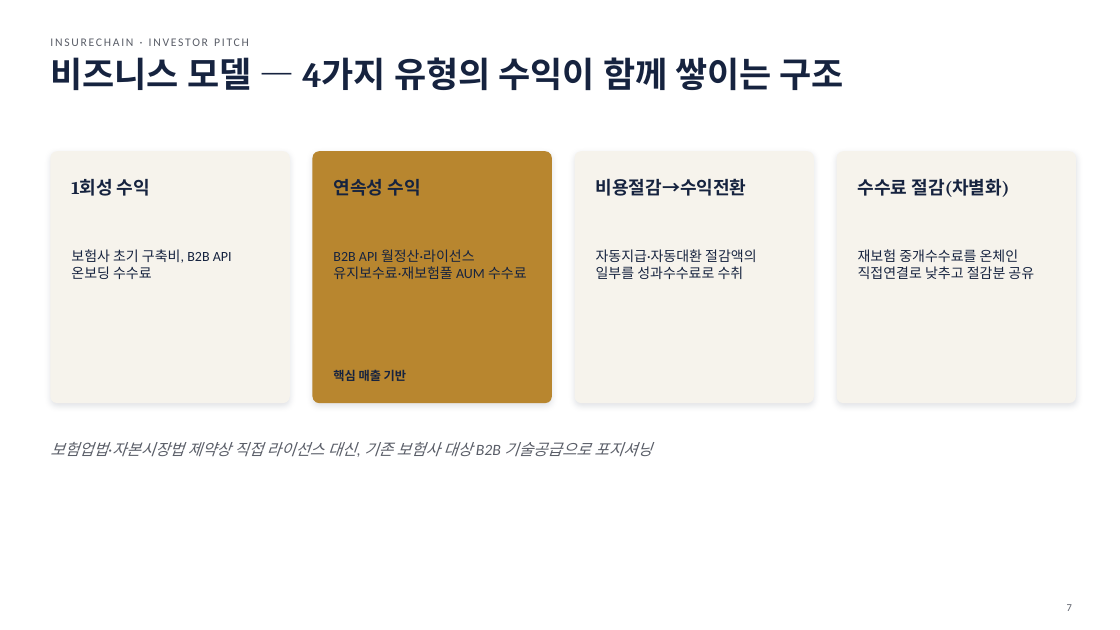
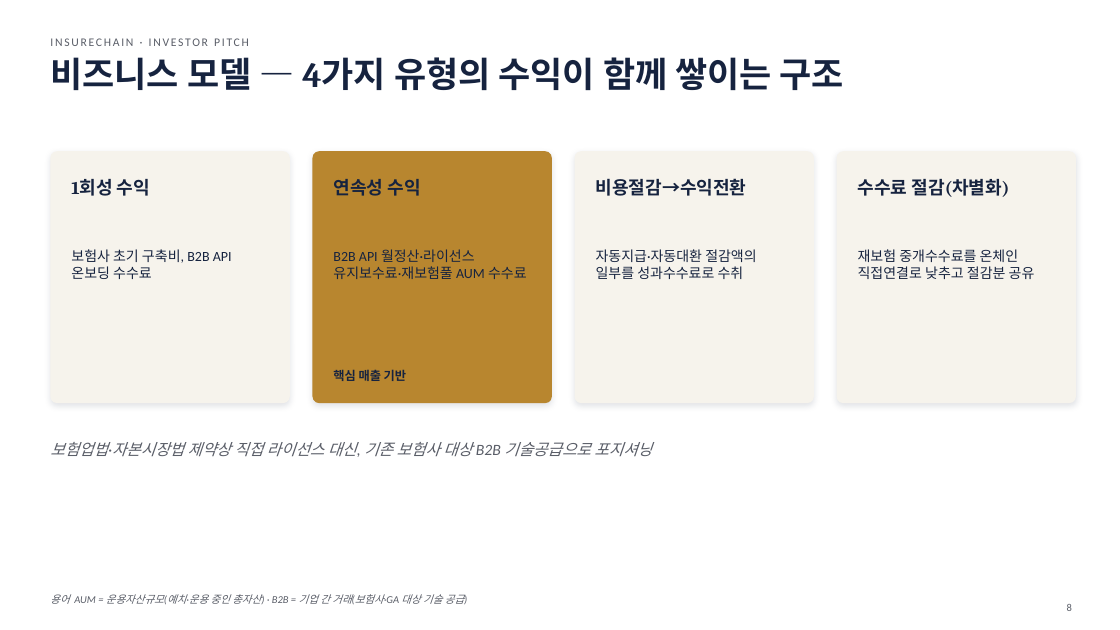
Before and after one commit to leeyonsei78/capstone_project_alpha, a slide deck: slide 8 of 인슈어체인_투자피칭_발표자료.pptx (slide 7 before the commit). Drawn at 1120x630 pixels with LibreOffice and Linux fonts; fonts in the diff are those of the drawing. Boxes give left, top, right and bottom in pixels: in the first picture for what was removed or moved away, otherwise in the second. Text is boxed around its words. In the diff, an @@ line names an element or a change of style, - is before the commit and + after.

```diff
--- a/인슈어체인_투자피칭_발표자료.pptx
+++ b/인슈어체인_투자피칭_발표자료.pptx
@@ text added at bbox=[50, 594, 464, 604], 9 pt, text #5A5E68, italic @@
+용어 AUM = 운용자산규모(예치·운용 중인 총자산) · B2B = 기업 간 거래(보험사·GA 대상 기술 공급)
@@ page number at bbox=[1067, 604, 1072, 611]: text changed @@
-7
+8
```
Also in this commit, not shown: 12 other slides changed, 1 slide added.
